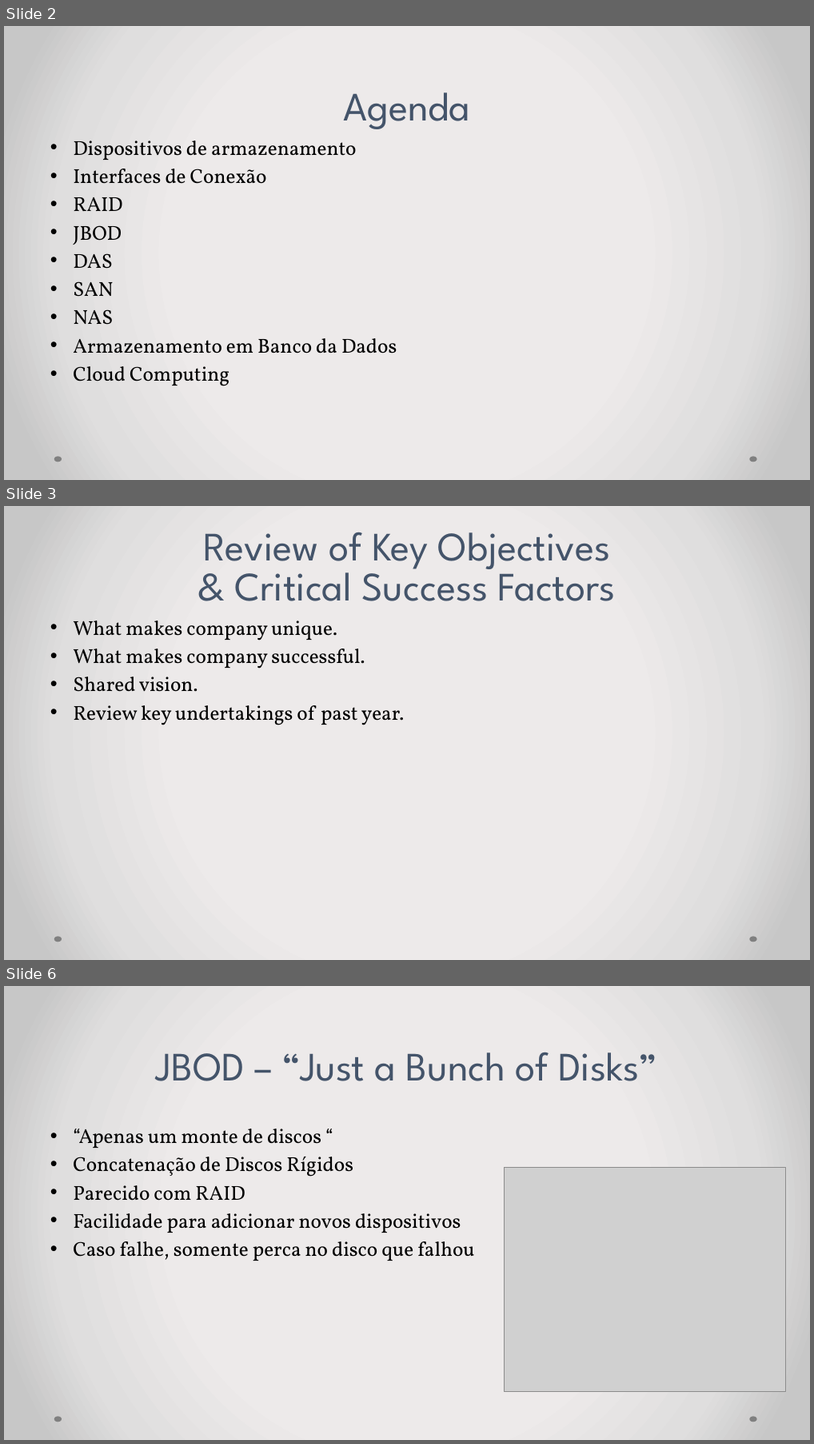
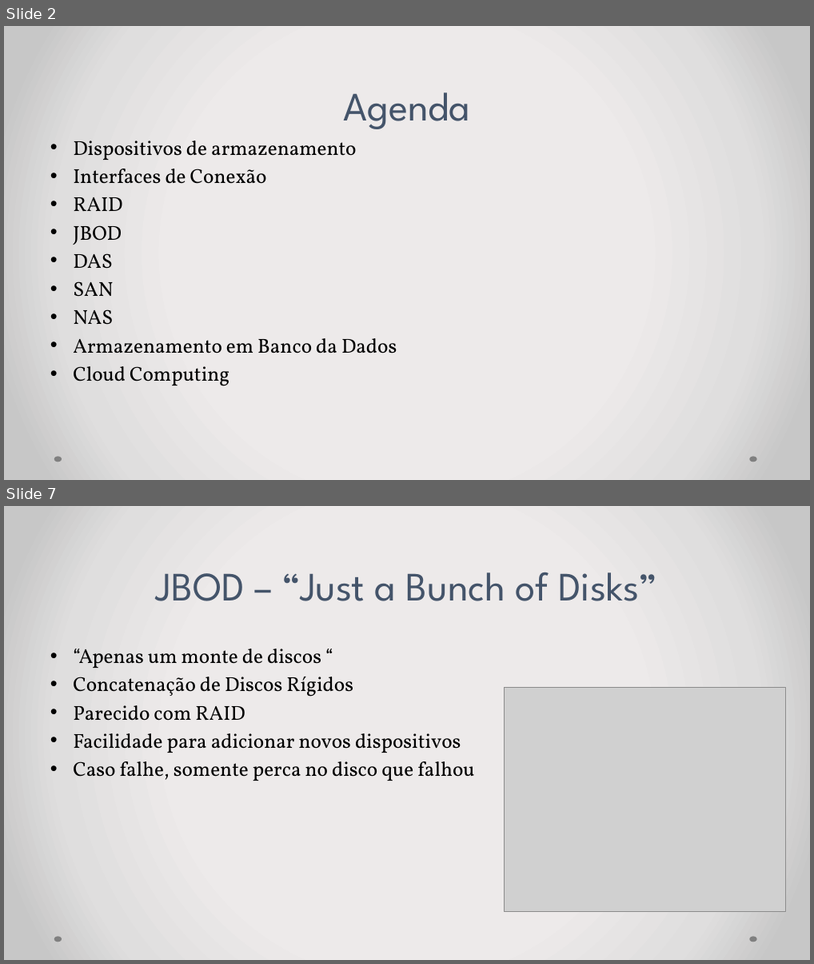
Before and after one commit to IHMHR/Arquitetura-de-Computadores, a slide deck: ApresentacaoArmazenamento.pptx. Shown one above the other, each under a label of ours: slides 2, 3 and 6 before the commit, slides 2 and 7 after it; the slides between them are not shown. The pictures are 814x1444 and 814x964 pixels, drawn with LibreOffice and Linux fonts; fonts in the diff are those of the drawing; grey boxes stand for pictures. Boxes give left, top, right and bottom in pixels: in the first picture for what was removed or moved away, otherwise in the second. Text is boxed around its words. In the diff, an @@ line names an element or a change of style, - is before the commit and + after.

```diff
--- a/ApresentacaoArmazenamento.pptx
+++ b/ApresentacaoArmazenamento.pptx
@@ slide 3 removed at box(4, 506, 810, 960), background gradient #EDEBEB to #E0DEDE to #C9C7C7; not listed: 2 template elements that a slide beside it also shows @@
@@ title removed at box(203, 532, 616, 601) @@
-Review of Key Objectives
-& Critical Success Factors
@@ text removed at box(73, 620, 404, 725) @@
-• What makes company unique.
-• What makes company successful.
-• Shared vision.
-• Review key undertakings of past year.
@@ what was slide 6 is now slide 7 @@
```
Also in this commit, not shown: 5 slides added, 5 other slides removed, 6 other files.
